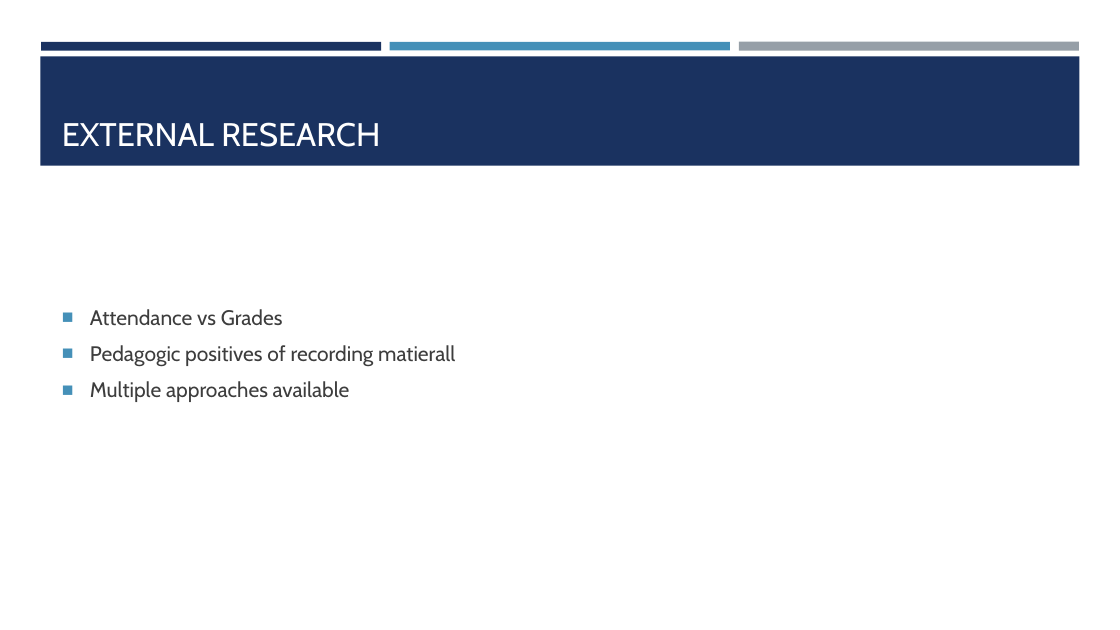
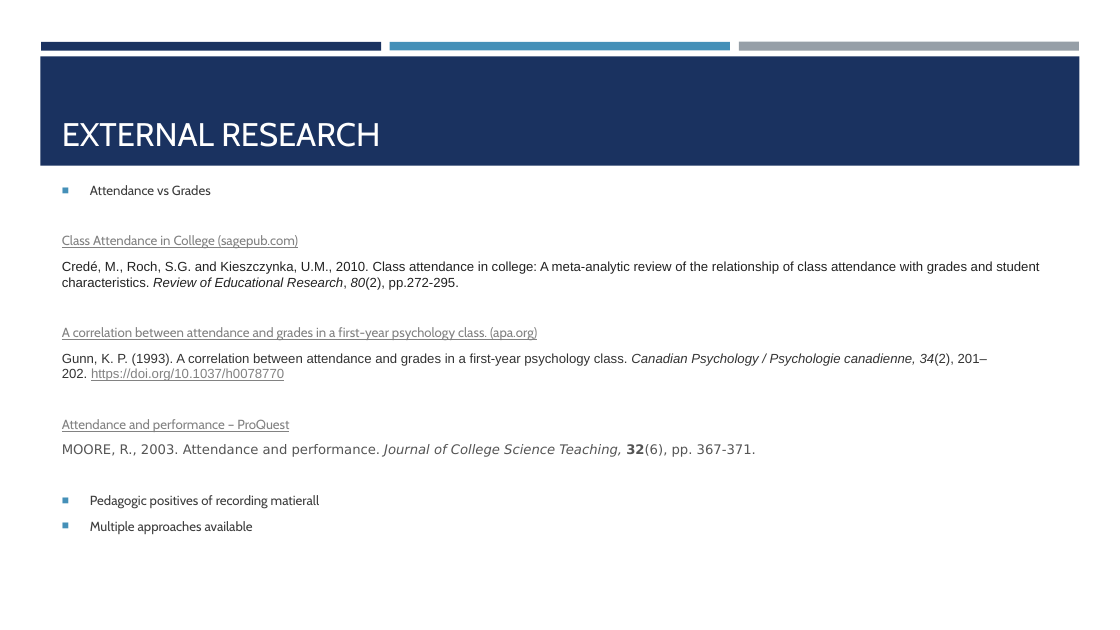
Before and after one commit to ChrisAcornleyPhD/CAP512Data, a slide deck: slide 3 of scripts/CAP512.pptx. Drawn at 1120x630 pixels with LibreOffice and Linux fonts; fonts in the diff are those of the drawing. Boxes give left, top, right and bottom in pixels: in the first picture for what was removed or moved away, otherwise in the second. Text is boxed around its words. In the diff, an @@ line names an element or a change of style, - is before the commit and + after.

```diff
--- a/scripts/CAP512.pptx
+++ b/scripts/CAP512.pptx
@@ text at (62, 235, 1039, 457): paragraphs added @@
+Class Attendance in College (sagepub.com)
+Credé, M., Roch, S.G. and Kieszczynka, U.M., 2010. Class attendance in college: A meta-analytic review of the relationship of class attendance with grades and student characteristics. Review of Educational Research, 80(2), pp.272-295.
+A correlation between attendance and grades in a first-year psychology class. (apa.org)
+Gunn, K. P. (1993). A correlation between attendance and grades in a first-year psychology class. Canadian Psychology / Psychologie canadienne, 34(2), 201–202. https://doi.org/10.1037/h0078770
+Attendance and performance – ProQuest
+MOORE, R., 2003. Attendance and performance. Journal of College Science Teaching, 32(6), pp. 367-371.
@@ text at (90, 495, 319, 534): size 18 to 11.2 pt in "Attendance vs Grades", "Pedagogic positives of recording matierall", "Multiple approaches available"; less space between paragraphs @@
```
Also in this commit, not shown: 2 other slides changed.
